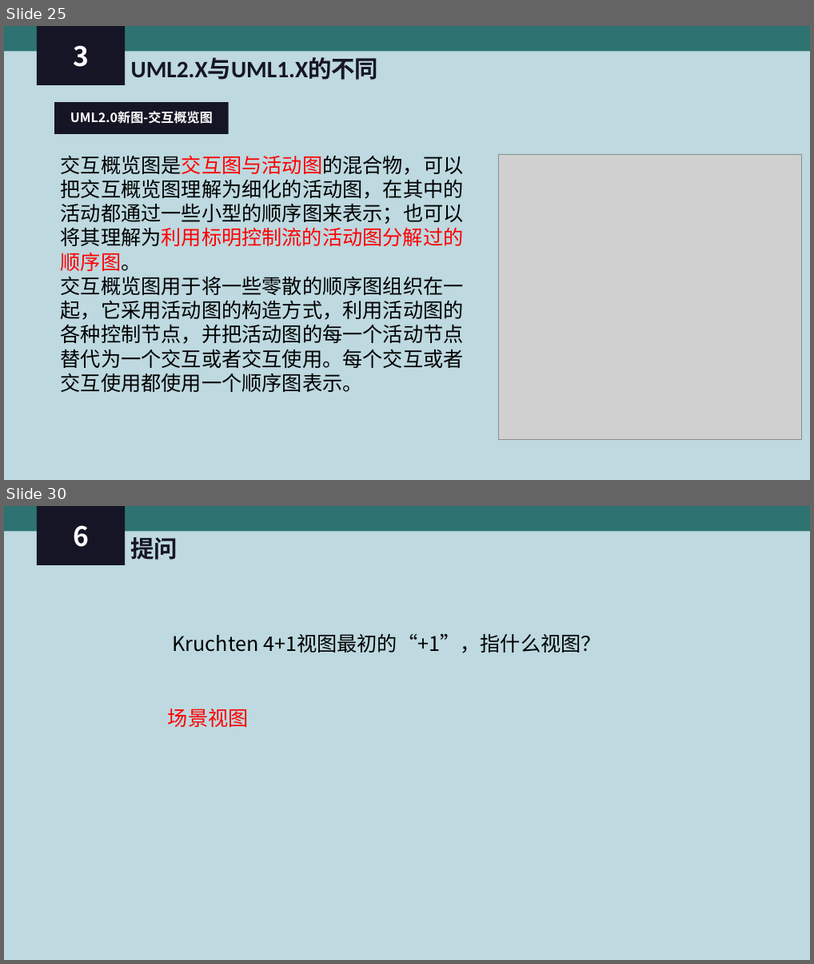
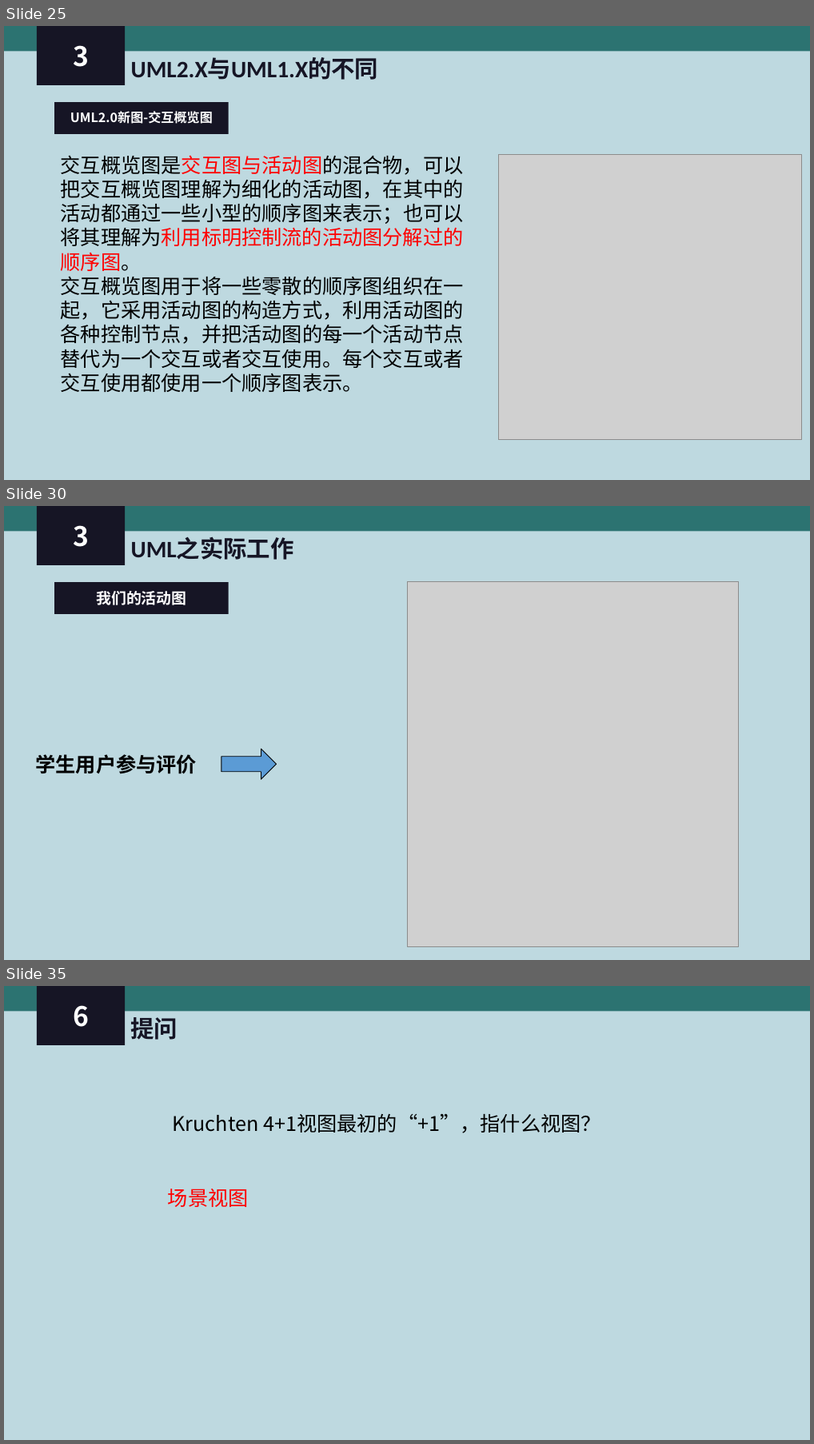
Before and after one commit to PRD-2018-G04/PRD-2018-G04, a slide deck: G04项目组/受控文档/翻转课堂PPT/PRD2018-G04-UML 应用和问题分析.ppt. Shown one above the other, each under a label of ours: slides 25 and 30 before the commit, slides 25, 30 and 35 after it; the slides between them are not shown. The pictures are 814x964 and 814x1444 pixels, drawn with LibreOffice and Linux fonts; fonts in the diff are those of the drawing; grey boxes stand for pictures. Boxes give left, top, right and bottom in pixels: in the first picture for what was removed or moved away, otherwise in the second. Text is boxed around its words. In the diff, an @@ line names an element or a change of style, - is before the commit and + after.

```diff
--- a/G04项目组/受控文档/翻转课堂PPT/PRD2018-G04-UML 应用和问题分析.ppt
+++ b/G04项目组/受控文档/翻转课堂PPT/PRD2018-G04-UML 应用和问题分析.ppt
@@ slide 30 added at [4, 506, 810, 960], background #BED9E0 @@
@@ rectangle added at [4, 506, 810, 532], fill #2C7371 @@
@@ rectangle added at [37, 506, 125, 565], fill #161525, 32 pt, text #FFFFFF, bold @@
+3
@@ text added at [131, 537, 294, 560], 28 pt, text #161525, bold @@
+UML之实际工作
@@ rectangle added at [54, 582, 229, 614], fill #161525, 18 pt, text #FFFFFF, bold @@
+我们的活动图
@@ picture added at [407, 581, 739, 946] @@
@@ text added at [36, 754, 198, 774], 24 pt, text #000000, bold @@
+学生用户参与评价
@@ right arrow added at [222, 748, 277, 780], fill #5B9BD5, outline #000000 0.74 pt @@
@@ what was slide 30 is now slide 35 @@
```
Also in this commit, not shown: 5 slides changed, 4 other slides added, 4 other files.
